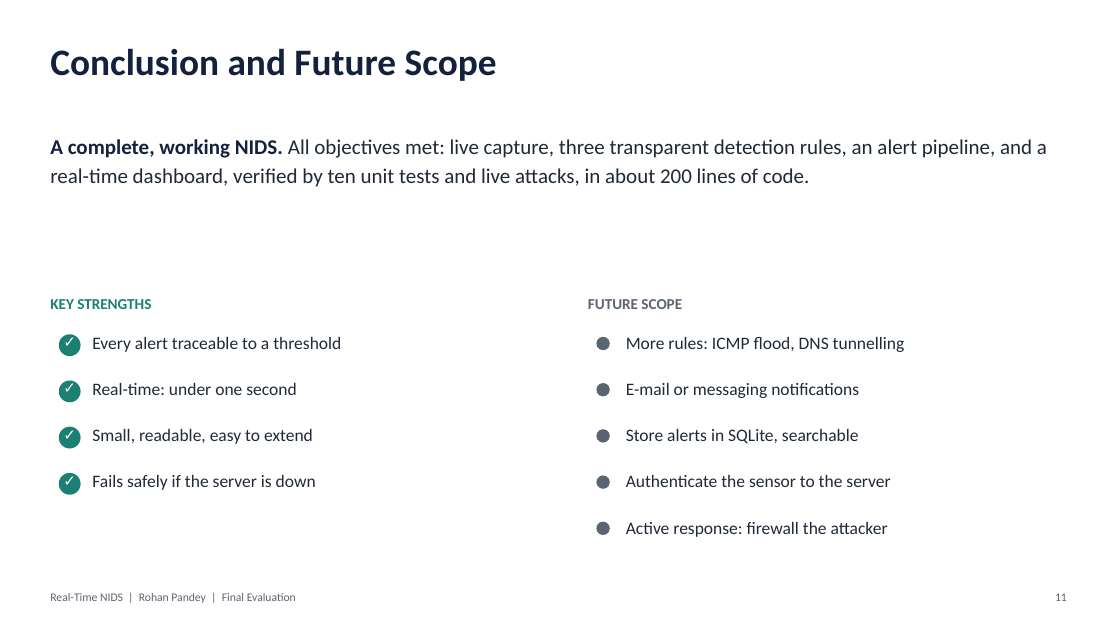
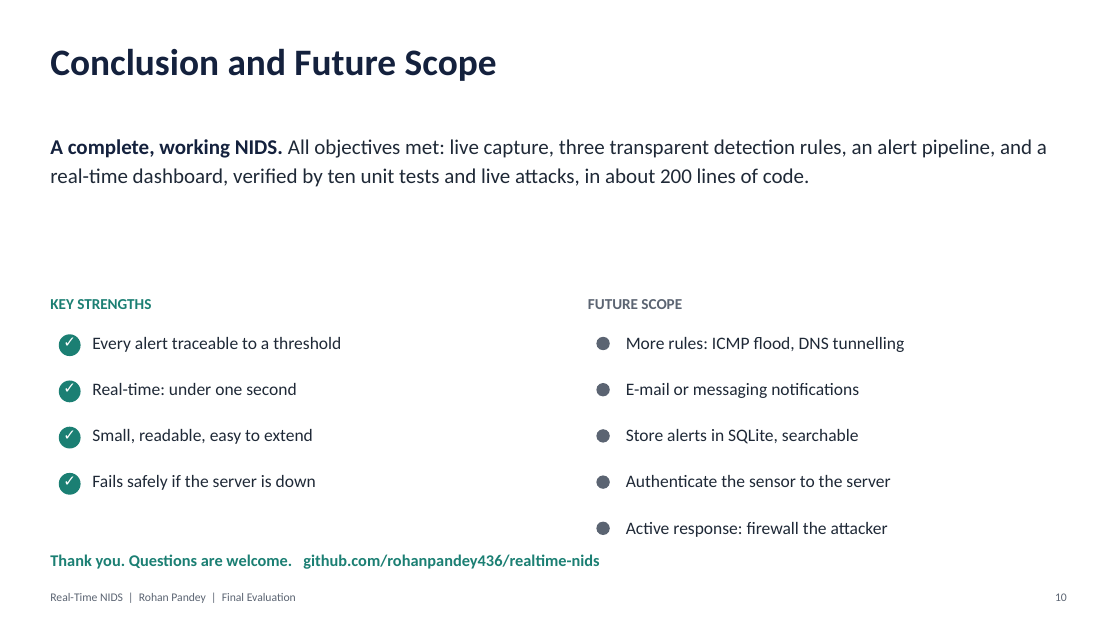
Before and after one commit to rohanpandey436/realtime-nids, a slide deck: slide 10 of NIDS_Final_Presentation_Rohan_Pandey.pptx (slide 11 before the commit). Drawn at 1120x630 pixels with LibreOffice and Linux fonts; fonts in the diff are those of the drawing. Boxes give left, top, right and bottom in pixels: in the first picture for what was removed or moved away, otherwise in the second. Text is boxed around its words. In the diff, an @@ line names an element or a change of style, - is before the commit and + after.

```diff
--- a/NIDS_Final_Presentation_Rohan_Pandey.pptx
+++ b/NIDS_Final_Presentation_Rohan_Pandey.pptx
@@ text added at (50, 554, 599, 569), 14 pt, text #1B7F73, bold @@
+Thank you. Questions are welcome. github.com/rohanpandey436/realtime-nids
@@ text at (1055, 593, 1067, 601): text changed @@
-11
+10
```
Also in this commit, not shown: 6 other slides changed, 2 slides removed, 5 other files.
